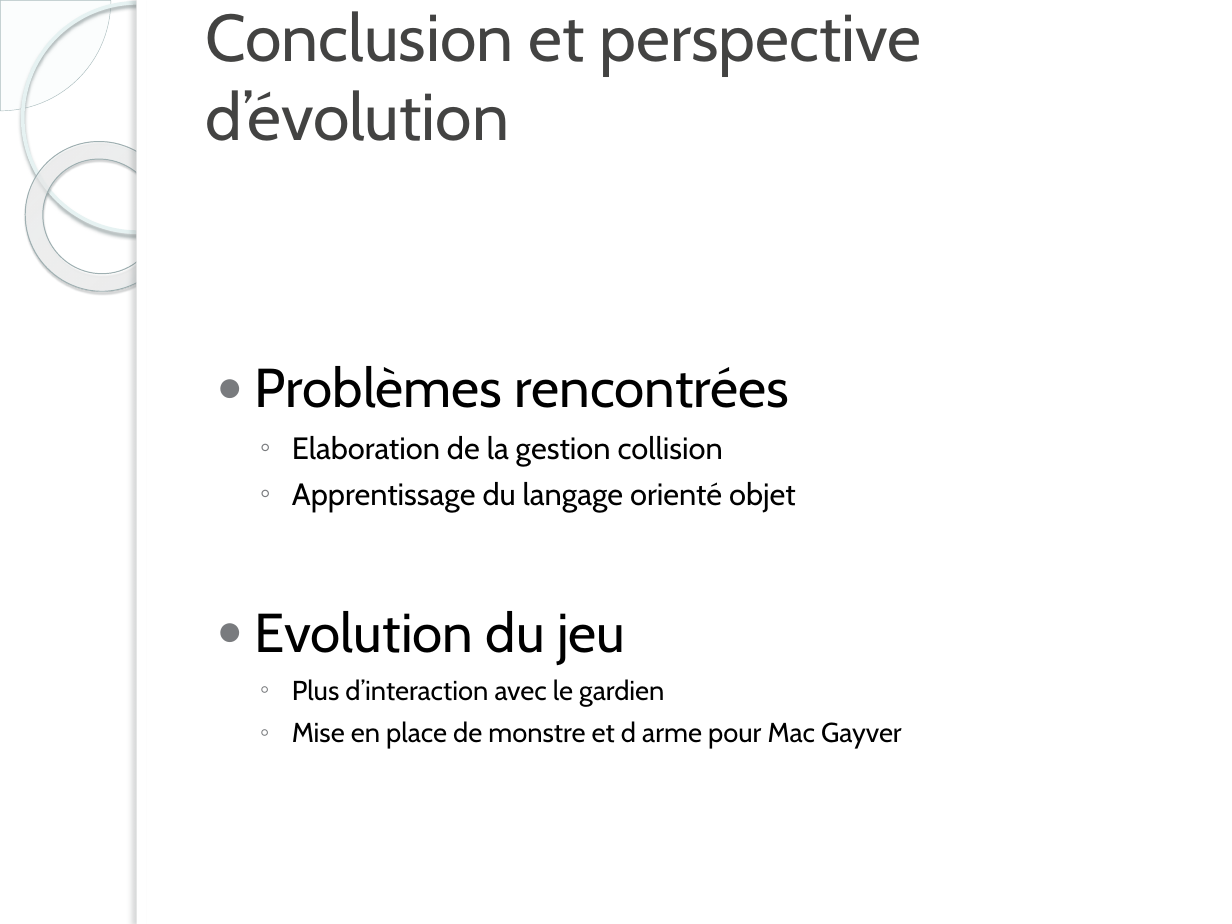
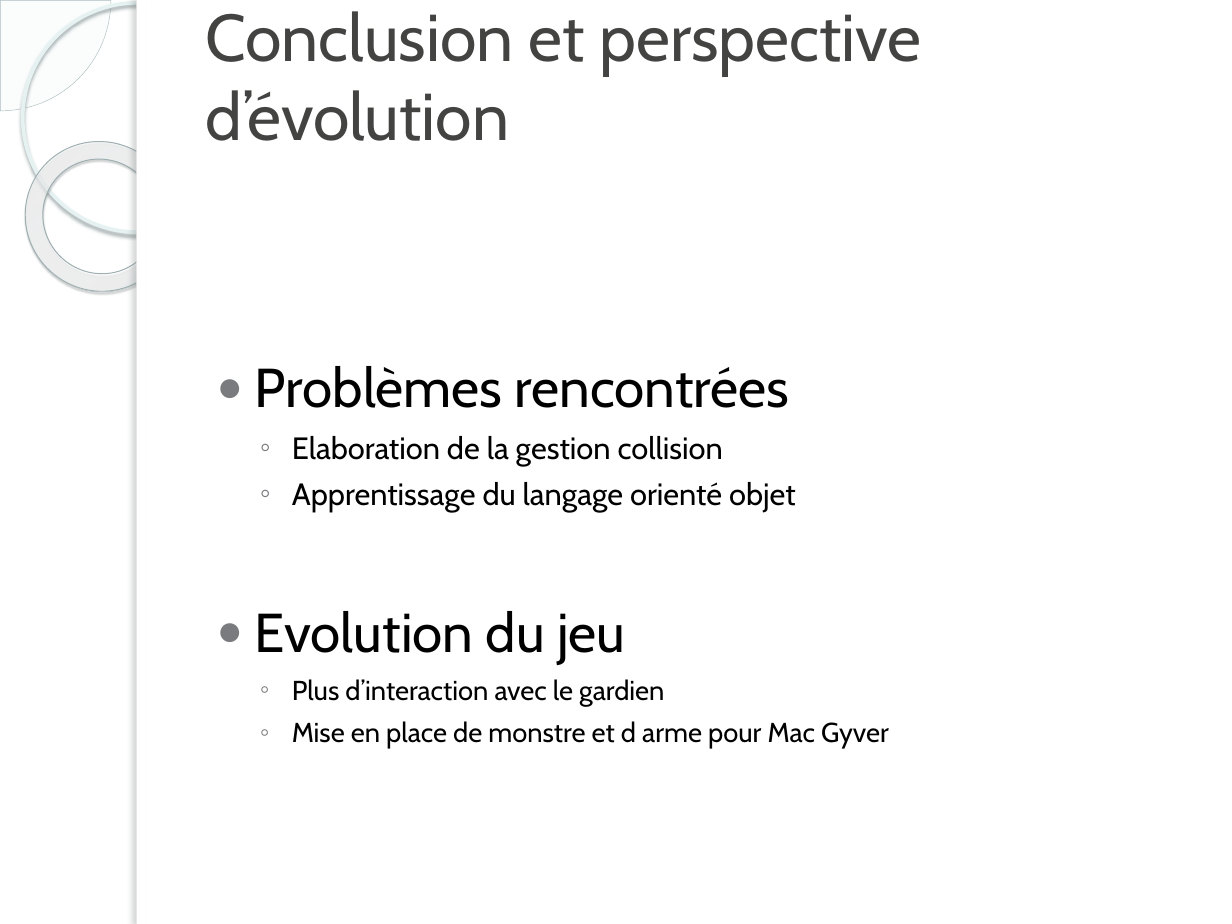
Before and after one commit to GuillaumeFerreira/Projet-3-MacGyver, a slide deck: slide 12 of documentation/Projet 3.pptx (slide 10 before the commit). Drawn at 1232x924 pixels with LibreOffice and Linux fonts; fonts in the diff are those of the drawing; background and template pictures are left out. Boxes give left, top, right and bottom in pixels: in the first picture for what was removed or moved away, otherwise in the second. Text is boxed around its words. In the diff, an @@ line names an element or a change of style, - is before the commit and + after.

```diff
--- a/documentation/Projet 3.pptx
+++ b/documentation/Projet 3.pptx
@@ text at (x1=292, y1=721, x2=889, y2=748): text changed @@
-  ◦ Mise en place de monstre et d arme pour Mac Gayver
+  ◦ Mise en place de monstre et d arme pour Mac Gyver
```
Also in this commit, not shown: 5 other slides changed, 2 slides added, 3 other files.
